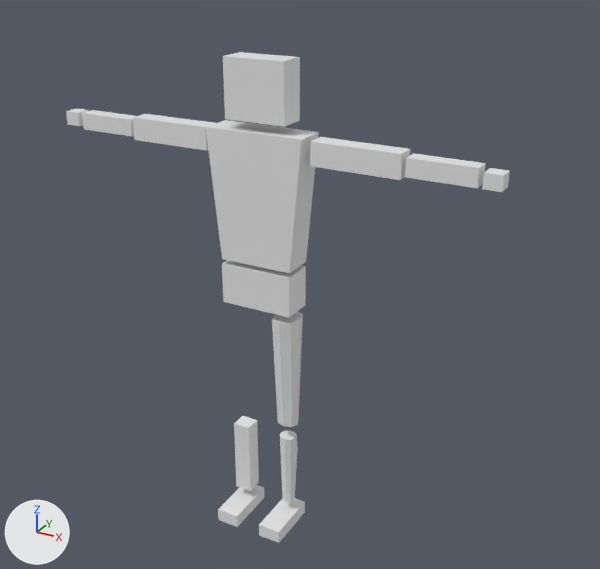
The Blender file tutorial.blend, before and after one commit.
Before and after are seen from a 50 mm lens placed at (5.99, -9.96, 3.8), pointed at (0.36, 0.27, -1.31). Every picture has the same lights, and +X, +Y and +Z are marked at lower left.
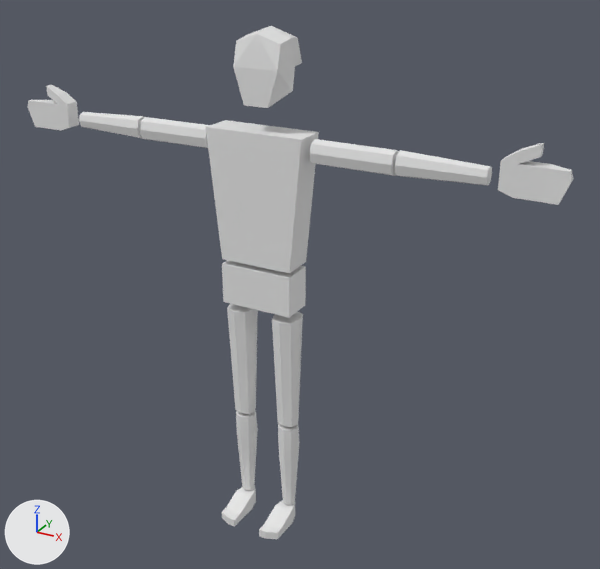
Changed parts and their boxes (x1, y1, x2, y2) in the pictures (600 x 569 px):
'Cube.005', reshaped, moved, rescaled, modifiers changed (169% wider, 9% taller): before (234, 416, 259, 491); after (233, 26, 302, 108)
'Cube.004', modifiers changed (141% wider): before (272, 311, 303, 427); after (227, 304, 303, 427)
'Cube.015', deleted: before (223, 52, 300, 127)
'Cube.003', added: after (27, 85, 573, 205)
'Cube.011', reshaped, moved, rescaled, modifiers changed (157% wider, 36% taller): before (310, 137, 410, 180); after (140, 117, 399, 176)
'Cube.002', added: after (79, 112, 492, 186)
'Cube.007', moved, rescaled, modifiers changed (242% wider, 33% taller): before (280, 431, 298, 502); after (236, 410, 300, 505)
'Cube.009', deleted: before (133, 114, 216, 151)
'Cube.006', reshaped, moved, rescaled, modifiers changed (57% wider, 20% taller): before (259, 498, 305, 543); after (222, 485, 295, 539)
'Cube.012', deleted: before (405, 153, 486, 188)
'Cube.008', deleted: before (218, 485, 264, 527)
'Cube.010', deleted: before (82, 110, 136, 136)
'Cube.014', deleted: before (482, 168, 510, 192)
'Cube.013', deleted: before (66, 108, 89, 126)

Edits to the bpy script that builds the scene:
```text
Change me_cube_014:
    used by ob_cube_005; location = (-0.53, 0.01, -4.55); scale = (0.144, 0.136, -0.64)
    remove me_cube_014.from_pydata(...)  # 8 vertices, 6 faces; spans x -1.0..1.0, y -1.0..1.0, z -1.0..1.0
    add me_cube_014.from_pydata(...)  # 16 vertices, 11 faces; spans x 0.0..0.71, y -1.0..2.26, z -1.0..1.0
    me_cube_014 part 3: the whole mesh is rebuilt
Change me_cube_015:
    used by ob_cube_006; location = (0.28, -0.19, -5.47); scale = (0.191, -0.443, -0.111)
    remove me_cube_015.from_pydata(...)  # 8 vertices, 6 faces; spans x -1.0..1.0, y -1.0..1.0, z -1.0..1.0
    add me_cube_015.from_pydata(...)  # 24 vertices, 22 faces; spans x -1.0..1.0, y -1.0..1.19, z -2.05..1.0
    me_cube_015 part 1: the whole mesh is rebuilt
Change me_cube_022:
    used by ob_cube_011; location = (1.41, 0.01, 0.87); rotation_euler = (0.0, -1.566, 0.0), in degrees (0, -90, 0); scale = (0.174, 0.151, -0.666)
    remove me_cube_022.from_pydata(...)  # 8 vertices, 6 faces; spans x -1.0..1.0, y -1.0..1.0, z -1.0..1.0
    add me_cube_022.from_pydata(...)  # 18 vertices, 16 faces; spans x -1.0..1.0, y -1.0..1.0, z -1.0..1.0
    me_cube_022 part 2: the whole mesh is rebuilt
Add me_cube_001:
    me_cube_001.from_pydata([(-0.77, -0.76, -1.0), (-0.54, -0.55, 1.0), (-0.77, 0.76, -1.0), (-0.54, 0.55, 1.0), (0.76, -0.76, -1.0), (0.55, -0.55, 1.0), (0.76, 0.76, -1.0), (0.55, 0.55, 1.0), (0.06, 1.0, -1.0), (0.05, 0.71, 1.0), (0.06, -1.0, -1.0), (0.05, -0.71, 1.0), (-1.0, 0.0, -1.0), (-0.71, 0.0, 1.0), (1.0, 0.0, -1.0), (0.72, 0.0, 1.0), (0.05, 0.0, 1.0), (0.06, 0.0, -1.0)], [], [(12, 13, 3, 2), (8, 9, 7, 6), (14, 15, 5, 4), (10, 11, 1, 0), (17, 14, 4, 10), (16, 13, 1, 11), (15, 16, 11, 5), (12, 17, 10, 0), (4, 5, 11, 10), (2, 3, 9, 8), (2, 8, 17, 12), (7, 9, 16, 15), (9, 3, 13, 16), (8, 6, 14, 17), (6, 7, 15, 14), (0, 1, 13, 12)])
Change ob_cube_004:
    add _m = ob_cube_004.modifiers.new('Mirror', 'MIRROR')
    add _m.mirror_object = ob_cube
Change ob_cube_007:
    ob_cube_007.location: (0.29, 0.01, -4.55) -> (0.29, 0.01, -4.49)
    ob_cube_007.scale: (0.144, 0.136, -0.64) -> (0.144, 0.136, -0.768)
    add _m = ob_cube_007.modifiers.new('Mirror', 'MIRROR')
    add _m.mirror_object = ob_cube
Change ob_cube_005:
    ob_cube_005.location: (-0.53, 0.01, -4.55) -> (-0.05, -0.02, 1.97)
    ob_cube_005.scale: (0.144, 0.136, -0.64) -> (0.537, 0.218, 0.513)
    add _m = ob_cube_005.modifiers.new('Mirror', 'MIRROR')
    add _m.use_clip = True
Change ob_cube_006:
    ob_cube_006.location: (0.28, -0.19, -5.47) -> (0.28, -0.23, -5.47)
    ob_cube_006.scale: (0.191, -0.443, -0.111) -> (0.154, -0.383, -0.0925)
    add _m = ob_cube_006.modifiers.new('Mirror', 'MIRROR')
    add _m.mirror_object = ob_cube
Remove ob_cube_008:
    ob_cube_008 = bpy.data.objects.new('Cube.008', me_cube_016)
Remove ob_cube_009:
    ob_cube_009 = bpy.data.objects.new('Cube.009', me_cube_017)
Remove ob_cube_010:
    ob_cube_010 = bpy.data.objects.new('Cube.010', me_cube_018)
Remove ob_cube_013:
    ob_cube_013 = bpy.data.objects.new('Cube.013', me_cube_021)
Change ob_cube_011:
    ob_cube_011.location: (1.41, 0.01, 0.87) -> (1.34, 0.01, 0.87)
    ob_cube_011.scale: (0.174, 0.151, -0.666) -> (0.174, 0.151, -0.604)
    add _m = ob_cube_011.modifiers.new('Mirror', 'MIRROR')
    add _m.mirror_object = ob_cube
Remove ob_cube_012:
    ob_cube_012 = bpy.data.objects.new('Cube.012', me_cube_023)
Remove ob_cube_014:
    ob_cube_014 = bpy.data.objects.new('Cube.014', me_cube_024)
Remove ob_cube_015:
    ob_cube_015 = bpy.data.objects.new('Cube.015', me_cube_025)
Add ob_cube_003:
    ob_cube_003 = bpy.data.objects.new('Cube.003', me_cube)  # 44 vertices, 42 faces; spans x -1.0..1.6, y -1.14..1.0, z -1.0..2.24; modifiers MIRROR
    ob_cube_003.location = (3.7, -0.04, 0.89)
    ob_cube_003.scale = (0.333, 0.11, 0.211)
Add ob_cube_002:
    ob_cube_002 = bpy.data.objects.new('Cube.002', me_cube_001)  # modifiers MIRROR
    ob_cube_002.location = (2.6, 0.01, 0.87)
    ob_cube_002.rotation_euler = (0.0, -1.566, 0.0)  # degrees (0, -90, 0)
    ob_cube_002.scale = (0.174, 0.151, -0.604)
```
